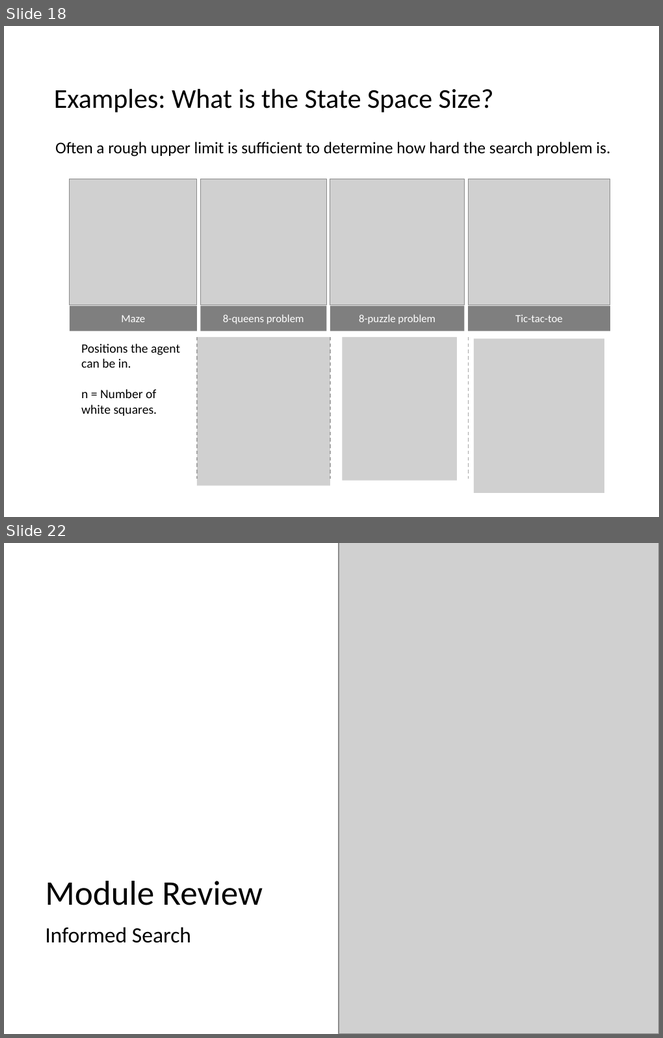
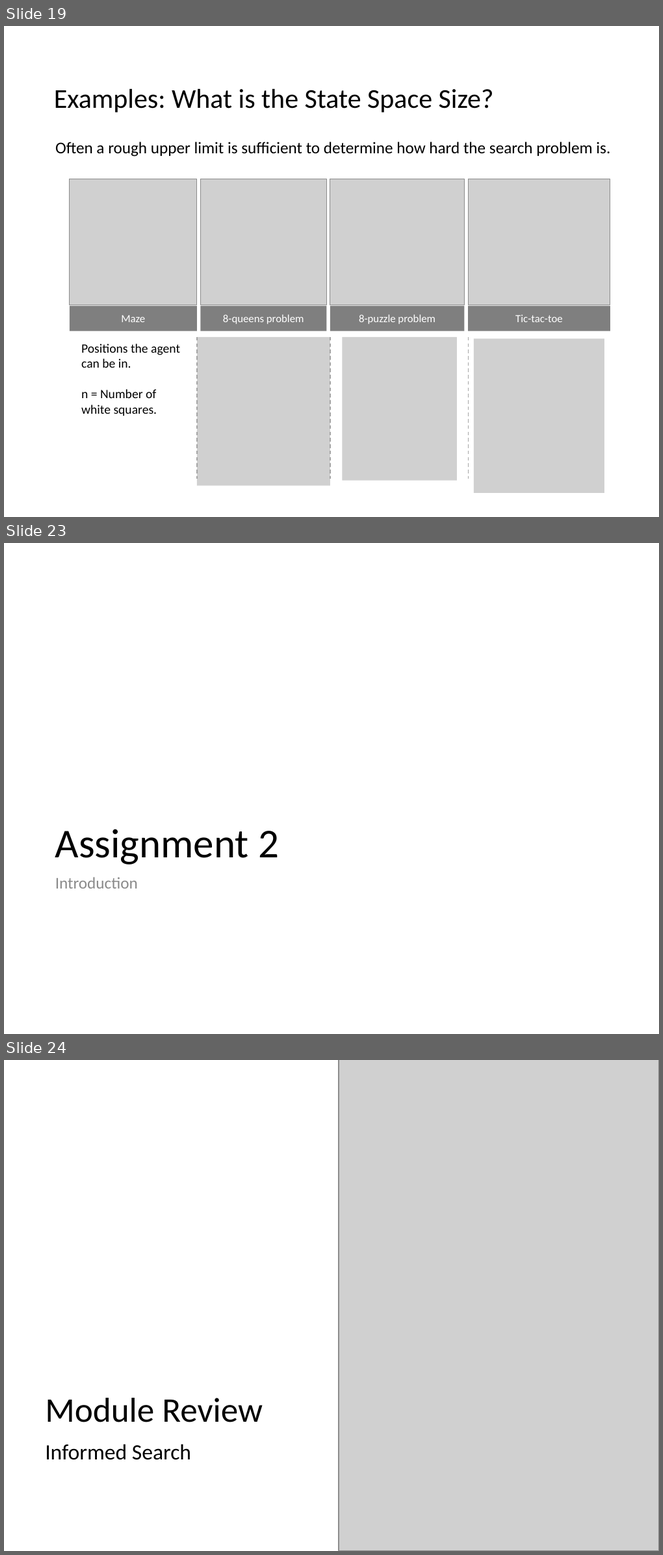
Before and after one commit to mhahsler/CS7320-AI, a slide deck: slides/03_search_discussion.pptx. Shown one above the other, each under a label of ours: slides 18 and 22 before the commit, slides 19, 23 and 24 after it; the slides between them are not shown. The pictures are 663x1038 and 663x1555 pixels, drawn with LibreOffice and Linux fonts; fonts in the diff are those of the drawing; grey boxes stand for pictures. Boxes give left, top, right and bottom in pixels: in the first picture for what was removed or moved away, otherwise in the second. Text is boxed around its words. In the diff, an @@ line names an element or a change of style, - is before the commit and + after.

Commit message:
added when we talk about assignments.

```diff
--- a/slides/03_search_discussion.pptx
+++ b/slides/03_search_discussion.pptx
@@ slide 23 added at box(4, 543, 659, 1034), background #FFFFFF @@
@@ title added at box(55, 829, 279, 865), 45 pt, text #000000 @@
+Assignment 2
@@ text added at box(55, 877, 138, 889), 18 pt, text #8C8C8C @@
+Introduction
@@ what was slide 18 is now slide 19 @@
@@ what was slide 22 is now slide 24 @@
```
Also in this commit, not shown: 10 slides changed, 5 other slides added, 4 slides removed, 1 other file.
